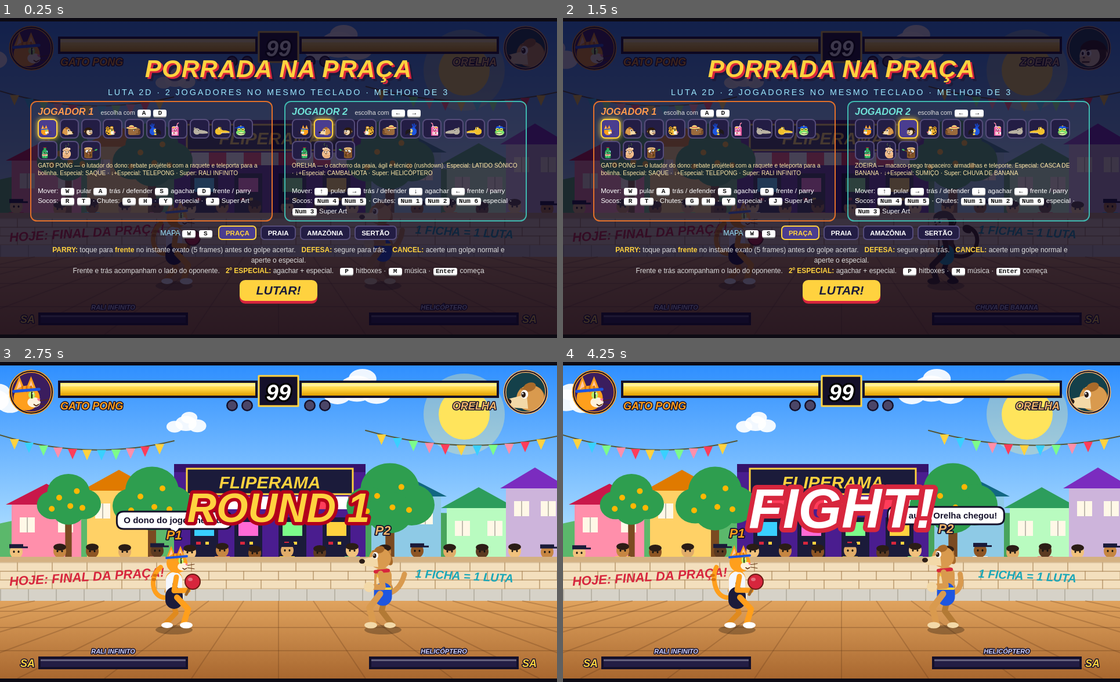
Above: before the commit, frames 1-4 (two rows, left to right).
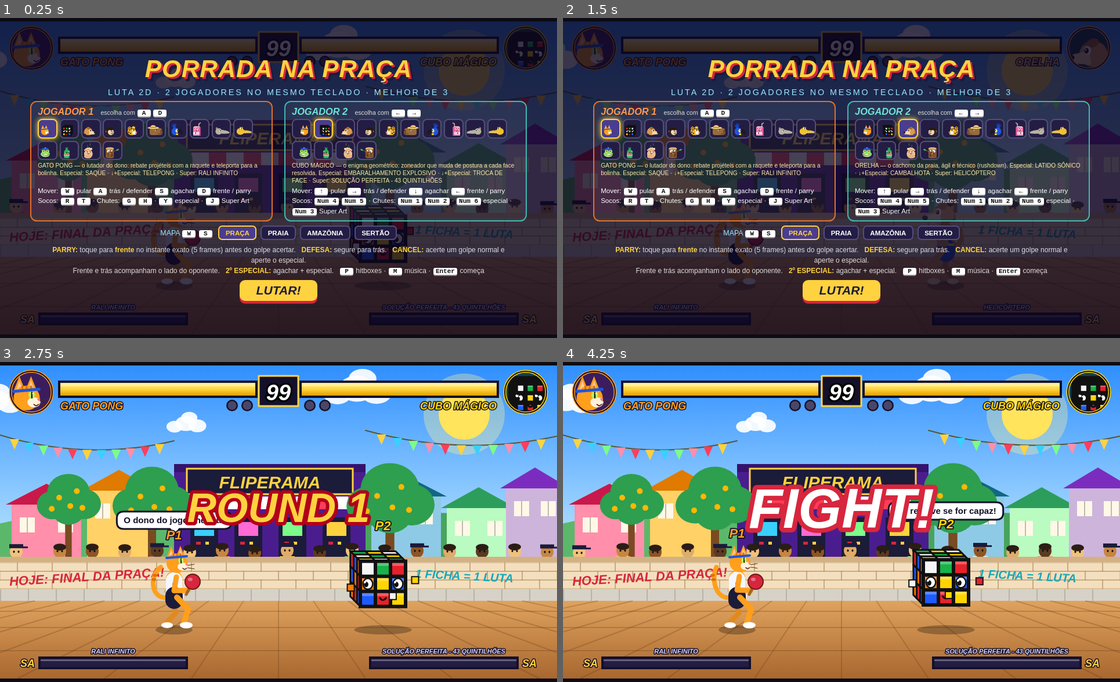
Above: after the commit, the same moments.

Repository: cesarhnrq0-ship-it/jogogabriel
Game: browser game, page index.html
The game is run twice, just before and just after one commit, with the same random seed, the same clock (stepped at 60 frames per second) and the same inputs.
Inputs:
- Up to frame 1 (0.25 s): no input
- Up to frame 2 (1.5 s): hold Right from 1.03 s (still down); tap J at 1.1 s
- Up to frame 3 (2.75 s): release Right at 1.53 s; hold Down 1.58-1.85 s; tap J at 1.6, 2.1, 2.6 s; hold Left 1.9-2.47 s; tap Enter at 2.52 s; hold Up from 2.52 s (still down)
- Up to frame 4 (4.25 s): release Up at 2.82 s; hold Right 2.87-3.53 s; tap J at 3.1, 3.6, 4.1 s; hold Up 3.58-3.82 s; hold Left from 3.87 s (still down)

The runs differ from the first frame. In frame 1, 4.3% of the frame differs, in the area x 7-98%, y 6-92%; in frame 2, 3.0%; in frame 3, 3.8%; in frame 4, 4.6%, in the area x 58-99%, y 2-92%.

Commit message:
Implement CUBO MÁGICO character and balance updates
Added new character 'CUBO MÁGICO' with unique abilities and moves, and updated balance values for existing characters.

Diff:
--- a/index.html
+++ b/index.html
@@ -622,6 +622,59 @@
             dmg:40,fdmg:115,hs:26,bs:20,push:3,chip:true,unblockable:true});}}})
   }
 };
+/* ---- CUBO MÁGICO: o enigma geométrico (zoneador de postura mutável) ---- */
+const CUBECOL={W:'#f5f5f5',Y:'#ffd500',R:'#e8202a',O:'#ff7a00',B:'#1e5bff',G:'#17b24a'};
+const ALIGN=[{c:'red',col:'#e8202a',txt:'FACE VERMELHA: +15% DANO'},{c:'blue',col:'#1e5bff',txt:'FACE AZUL: RECUPERAÇÃO RÁPIDA'},{c:'yellow',col:'#ffd500',txt:'FACE AMARELA: MAIS VELOCIDADE'}];
+function cubeShot(name,su,ac,rc,dmg,hs,bs,reach,y,n,strong){
+  return Object.assign(N(name,'cubeshot',su,ac,rc,dmg,hs,bs,B(20,y,reach,24),{cancel:true,strong,push:strong?7:4}),{reach,shotY:y+12,pieces:n});
+}
+CH.cubo={
+  name:'CUBO MÁGICO',col:'#ffd500',desc:'o enigma geométrico: zoneador que muda de postura a cada face resolvida',w:70,h:132,ch:98,pw:62,hip:40,sh:96,crDrop:28,
+  walkF:3.3,walkB:2.9,jump:-14.5,jumpX:4.2,grav:0.78,def:1.0,
+  lines:{intro:'Me resolve se for capaz!',sp:'Embaralhou!',sp2:'Troca de face!',su:'43 quintilhões!',win:'Resolvido!',ko:'Fiquei embaralhado...'},
+  solve(f){f.alignIdx=((f.alignIdx??-1)+1)%3;const A=ALIGN[f.alignIdx];f.align={c:A.c,col:A.col,t:480};
+    TX.push({s:A.txt,x:f.x,y:f.y-f.c.h-46,col:A.col,life:70,max:70,size:16});sfx(1400,.08,'square',.05);sfx(2100,.12,'square',.04);},
+  moves:{
+    lp:cubeShot('Bloco Solto',5,3,8,34,14,10,110,70,1,false),
+    hp:cubeShot('Rajada de Blocos',10,4,17,86,21,15,150,62,3,true),
+    lk:N('Redemoinho','vortex',6,4,9,42,15,11,B(10,0,96,26),{cancel:true,push:4}),
+    hk:N('Pilar Geométrico','pillar',9,6,18,90,22,16,B(16,56,74,118),{strong:true,push:6}),
+    chk:Object.assign(N('Redemoinho Pontiagudo','vortex',10,5,22,82,20,15,B(10,0,118,28),{strong:true,launch:true,push:4}),{crouch:true}),
+    jP:Object.assign(N('Bloco Aéreo','cubeshot',5,10,0,58,17,12,B(4,20,84,32),{air:true}),{reach:84,shotY:36,pieces:1}),
+    jK:N('Pancada de Quina','pillar',7,12,0,74,19,13,B(-10,-10,80,40),{air:true,strong:true}),
+    SP:fin({name:'EMBARALHAMENTO EXPLOSIVO',anim:'scramble',total:48,special:true,hits:[],a0:14,a1:18,
+      onFrame(f,o,t){
+        if(t===14){sfx(900,.15,'square',.06,.5);
+          const c=['R','B','Y','G','O','W'],pick=()=>CUBECOL[c[Math.floor(Math.random()*6)]];
+          const base={owner:f,kind:'cubie',w:22,h:22,life:110,t:0,dmg:30,hs:17,bs:12,push:4,chip:true};
+          P.push(Object.assign({},base,{x:f.x+f.facing*44,y:f.y-94,vx:f.facing*9,vy:0,grav:0,col:pick()}));
+          P.push(Object.assign({},base,{x:f.x+f.facing*44,y:f.y-110,vx:f.facing*7,vy:-4.5,grav:0,col:pick()}));
+          P.push(Object.assign({},base,{x:f.x+f.facing*44,y:f.y-30,vx:f.facing*7,vy:2,grav:0.4,bounce:0.65,r:11,maxB:3,col:pick()}));
+        }}}),
+    SP2:fin({name:'TROCA DE FACE',anim:'scramble',total:28,special:true,
+      hits:[{from:8,to:12,box:B(-44,24,126,104),dmg:45,hs:18,bs:14,push:7}],
+      onFrame(f,o,t){if(t===8)sfx(600,.12,'square',.05,1.6);}}),
+    SU:fin({name:'SOLUÇÃO PERFEITA - 43 QUINTILHÕES',anim:'scramble',total:116,super:true,matrix:true,
+      hits:[{from:10,to:24,box:B(0,10,96,116),dmg:20,hs:60,bs:0,push:0,unblockable:true,groundOnly:true}],a0:10,a1:24,
+      onHit(f,o){f.grabbed=true;f.vx=0;f.mf=30;sfx(300,.5,'square',.08,3);},
+      onFrame(f,o,t){
+        if(t<=9)f.invuln=2;
+        if(!f.grabbed){if(t>=8&&t<=24)f.vx=f.facing*8;if(t===40)f.mf=f.move.total;return;}
+        f.invuln=2;
+        if(t<=96){o.x=clamp(f.x+f.facing*104,MINX,MAXX);o.y=GROUND;o.airborne=false;o.vx=0;o.vy=0;if(o.state!=='KO'&&o.state!=='DIZZY'){setState(o,'HITSTUN');o.stun=40;}}
+        if(t>=36&&t<=86&&(t-36)%5===0&&o.state==='HITSTUN'){
+          resolveHit(f,o,{dmg:22,hs:40,bs:0,push:0,unblockable:true,noScale:true},o.x,o.y-70,f.facing,true);G.hitstop=2;
+          sfx(1200+(t-36)*14,.04,'square',.05);}
+        if(t===96&&o.state==='HITSTUN'){
+          G.shake=24;G.cheer=90;sfx(140,.9,'sawtooth',.13,.3);sfx(2400,.5,'sine',.06,.5);
+          for(let i=0;i<5;i++)ring(o.x,o.y-70,['#fff','#e8202a','#ffd500','#17b24a','#1e5bff'][i]);
+          for(let i=0;i<36;i++)spark(o.x,o.y-70,Object.values(CUBECOL)[i%6],2.2);
+          resolveHit(f,o,{dmg:120,hs:30,bs:0,push:0,strong:true,launch:true,unblockable:true,noScale:true},o.x,o.y-70,f.facing,true);
+          if(o.state==='KNOCKDOWN'||o.state==='KO'){o.vx=f.facing*16;o.vy=-10;}
+        }
+      }})
+  }
+};
 /* ---- TRONQUINHO: tronco bobão com taco de beisebol, movido a café ---- */
 CH.tronco={
   name:'TRONQUINHO',col:'#c98f52',desc:'tronco bobão com taco de beisebol, movido a café',w:52,h:124,ch:86,pw:48,hip:46,sh:92,crDrop:32,
@@ -673,13 +726,15 @@
     line(ctx,[x0,a.y-86,x1,v.y-70],12,'#e0567a');ell(ctx,x1,v.y-70,13,11,'#ff7b9c');}},
   refri:{name:'EXPLOSÃO GASOSA',hit:28,draw(k,a,v){drawProj({kind:'column',style:'soda',x:v.x,w:140,t:k,a0:14,life:400});}},
   pe:{name:'CHULÉ MORTAL',hit:36,draw(k,a,v){drawProj({kind:'stink',x:v.x,w:Math.min(520,60+k*12),t:k,life:400});}},
+  cubo:{name:'CUBO PRISÃO',hit:40,draw(k,a,v){drawMatrix(v.x,v.y,k,k>30);
+    if(k>=36&&k<50)for(let i=0;i<5;i++){ctx.beginPath();ctx.arc(v.x,v.y-70,(k-36)*14+i*12,0,TAU);ctx.lineWidth=6;ctx.strokeStyle=['#fff','#e8202a','#ffd500','#17b24a','#1e5bff'][i];ctx.stroke();}}},
   tronco:{name:'HOME RUN FATAL',hit:26,draw(k,a,v,d){for(let i=0;i<5;i++){const t=clamp((k-i*3)/24,0,1);
     cupDraw(ctx,lerp(a.x,v.x,t),v.y-130+i*16+Math.sin(t*Math.PI)*-60,1.6,k*0.3);}
     if(k>=20&&k<34){ctx.beginPath();ctx.arc(v.x-d*30,v.y-70,80,-2,0.4);ctx.lineWidth=10;ctx.strokeStyle='rgba(255,255,255,.8)';ctx.stroke();}}}
 };
 for(const k in CH)CH[k].key=k;
 /* ---- Balanceamento: multiplicador de dano recebido por lutador ---- */
-const BAL={gato:1.27,guara:0.95,mico:1.15,onca:0.80,capi:0.73,arara:0.80,isa:1.29,tama:1.04,croc:0.87,sapo:0.86,refri:1.2,pe:0.99,tronco:1.18};
+const BAL={cubo:1.10,gato:1.27,guara:0.95,mico:1.15,onca:0.80,capi:0.73,arara:0.80,isa:1.29,tama:1.04,croc:0.87,sapo:0.86,refri:1.2,pe:0.99,tronco:1.18};
 for(const k in BAL)CH[k].def=BAL[k];
 function say(f,str){f.say=str;f.sayT=85;}
 for(const k in CH){const m=CH[k].moves,L=CH[k].lines;
@@ -702,11 +757,11 @@
     parryTimer:0,parryLock:0,flash:0,freeze:0,buf:null,bufT:0,wins:0,inp:{},comboShow:0,comboT:0};
 }
 F.push(mkFighter(0,'guara'),mkFighter(1,'tatu'));
-const ROSTER=['gato','guara','mico','onca','capi','arara','isa','tama','croc','sapo','refri','pe','tronco'],SEL=[0,1];
+const ROSTER=['gato','cubo','guara','mico','onca','capi','arara','isa','tama','croc','sapo','refri','pe','tronco'],SEL=[0,1];
 function resetRound(){
   F.forEach((f,i)=>{Object.assign(f,{x:i?660:300,y:GROUND,vx:0,vy:0,facing:i?-1:1,state:'IDLE',sf:0,move:null,mf:0,
     hitId:-1,hitConfirm:false,hp:1000,dhp:1000,dhpDelay:0,stun:0,down:0,airborne:false,combo:0,juggle:0,invuln:0,
-    parryTimer:0,parryLock:0,flash:0,freeze:0,buf:null,bufT:0,inp:{},comboShow:0,comboT:0,say:'',sayT:0,fatFly:false,gone:false});});
+    parryTimer:0,parryLock:0,flash:0,freeze:0,buf:null,bufT:0,inp:{},comboShow:0,comboT:0,say:'',sayT:0,fatFly:false,gone:false,align:null,alignIdx:-1,grabbed:false,turn:null});});
   G.finishPending=null;G.finisher=-1;G.twinkle=0;
   P.length=0;G.time=99*60;G.first=false;G.phase='intro';G.pt=0;G.hitstop=0;G.superFreeze=0;G.winner=-1;
 }
@@ -752,6 +807,8 @@
 function startMove(f,m){
   f.move=m;f.mf=0;f.hitId=-1;f.hitConfirm=false;f.buf=null;f.state='STARTUP';f.sf=0;
   if(m.say)say(f,m.say);
+  f.grabbed=false;
+  if(m.special&&f.c.solve)f.c.solve(f);
   if(m.super){f.meter=0;G.superFreeze=48;G.superName=m.name;G.superBy=f.idx;sfx(300,.6,'sawtooth',.1,3);}
   else if(m.special)f.meter=Math.min(100,f.meter+2);
   else sfx(m.hits[0].strong?180:260,.07,'triangle',.04,.6);
@@ -810,6 +867,7 @@
   if(f.parryTimer>0)f.parryTimer--;if(f.parryLock>0)f.parryLock--;
   if(f.invuln>0)f.invuln--;if(f.flash>0)f.flash--;if(f.comboT>0)f.comboT--;
   if(f.bufT>0&&--f.bufT===0)f.buf=null;
+  if(f.align&&--f.align.t<=0)f.align=null;
   f.sf++;
   if(f.freeze>0){f.freeze--;return;}
   const st=f.state;
@@ -841,8 +899,9 @@
   if(f.state==='PARRY')return;
   if(inp.u){f.airborne=true;f.vy=C.jump;f.vx=(inp.r?1:inp.l?-1:0)*C.jumpX;setState(f,'JUMP');sfx(330,.1,'sine',.04,1.6);return;}
   if(inp.d){setState(f,'CROUCH');return;}
-  if(inp.fwd&&!inp.back){f.x+=toward*C.walkF;setState(f,'WALK_FORWARD');}
-  else if(inp.back&&!inp.fwd){f.x-=toward*C.walkB;setState(f,'WALK_BACKWARD');}
+  const spd=f.align&&f.align.c==='yellow'?1.25:1;
+  if(inp.fwd&&!inp.back){f.x+=toward*C.walkF*spd;setState(f,'WALK_FORWARD');}
+  else if(inp.back&&!inp.fwd){f.x-=toward*C.walkB*spd;setState(f,'WALK_BACKWARD');}
   else setState(f,'IDLE');
 }
 function advMove(f,o){
@@ -853,6 +912,7 @@
     if(f.buf==='sp'&&m.cancel){startMove(f,f.inp.d?C.moves.SP2:C.moves.SP);TX.push({s:'CANCEL!',x:f.x,y:f.y-150,col:'#9be7ff',life:36,max:36,size:20});return;}
   }
   if(!(m.hold===f.mf&&f.airborne))f.mf++;
+  if(f.align&&f.align.c==='blue'&&f.mf>m.a1&&f.mf<m.total&&f.sf%2===0)f.mf++; // face azul: recupera mais rápido
   if(m.onFrame)m.onFrame(f,o,f.mf);
   if(f.mf>m.total){f.move=null;setState(f,f.airborne?'JUMP':'IDLE');return;}
   setState(f,f.mf<m.a0?'STARTUP':f.mf<=m.a1?'ACTIVE':'RECOVERY');
@@ -890,7 +950,7 @@
 }
 
 /* ---------------- Projéteis ---------------- */
-const REFL={dust:1,feather:1,juice:1,cap:1,bball:1,pong:1,sock:1,cup:1};
+const REFL={cubie:1,dust:1,feather:1,juice:1,cap:1,bball:1,pong:1,sock:1,cup:1};
 function projBox(p){if(p.kind==='stink')return{x:p.x-p.w/2,y:GROUND-p.h*0.75,w:p.w,h:p.h*0.75};return p.kind==='beam'||p.kind==='column'?{x:p.x-p.w/2,y:0,w:p.w,h:GROUND}:{x:p.x-p.w/2,y:p.y-p.h/2,w:p.w,h:p.h};}
 function updProj(){
   for(const p of P){
@@ -902,6 +962,9 @@
         sfx(p.kind==='pong'?1500:170,.04,'square',.035);if(p.bn>p.maxB)p.dead=true;}
       if(p.wall&&((p.x<MINX-10&&p.vx<0)||(p.x>MAXX+10&&p.vx>0))){p.vx=-p.vx;p.walls=(p.walls||0)+1;if(p.walls>p.wall)p.dead=true;}
     }
+    if(p.kind==='cubie'){p.vy+=p.grav;p.y+=p.vy;
+      if(p.grav&&p.y>=GROUND-p.r){p.y=GROUND-p.r;p.vy=-Math.abs(p.vy)*p.bounce;p.bn=(p.bn||0)+1;sfx(900,.03,'square',.03);if(p.bn>p.maxB)p.dead=true;}
+      if(!p.grav&&p.y<20)p.dead=true;}
     if(p.kind==='cup'){p.vy+=p.grav;p.y+=p.vy;if(p.y>GROUND-8*p.s){p.dead=true;for(let i=0;i<6;i++)spark(p.x,GROUND-6,'#6b3a16',.8);}}
     if(p.kind==='sock'){p.vy+=p.grav;p.y+=p.vy;if(p.y>GROUND-10){p.dead=true;for(let i=0;i<6;i++)spark(p.x,GROUND-6,'#9adf6a',.8);}}
     if(p.kind==='stink'){
@@ -999,10 +1062,12 @@
       break;
     }
   }
-  for(const [a,d,h,x,y,i] of list){a.hitId=i;resolveHit(a,d,h,x,y,d.x>=a.x?1:-1,false);}
+  for(const [a,d,h,x,y,i] of list){a.hitId=i;const m=a.move;resolveHit(a,d,h,x,y,d.x>=a.x?1:-1,false);
+    if(m&&m.onHit&&a.move===m&&d.state==='HITSTUN')m.onHit(a,d);}
 }
 function addMeter(f,v){f.meter=clamp(f.meter+v,0,100);}
 function resolveHit(a,d,h,cx,cy,dir,isProj){
+  if(h.kind==='cubie'){for(let i=0;i<10;i++)spark(cx,cy,h.col,1.2);}
   if(d.state==='DIZZY'){ // golpe comum no atordoado: K.O. normal, sem fatality
     d.hp=0;setState(d,'KO');d.airborne=true;d.vy=-11;d.vx=dir*6;d.y-=2;
     G.phase='ko';G.pt=0;G.koText='K.O.!';G.winner=a.idx;G.hitstop=26;G.shake=18;sfx(90,.9,'sawtooth',.14,.4);say(d,d.c.lines.ko);
@@ -1015,7 +1080,7 @@
     d.parryTimer=0;d.parryLock=0;d.flash=18;d.stun=8;setState(d,'PARRY');d.vx=0;
     if(d.airborne){d.vy=-3;d.vx=0;}
     G.hitstop=12;if(!isProj)a.freeze=6; // vantagem de frames para o defensor
-    addMeter(d,12);G.cheer=50;
+    addMeter(d,12);G.cheer=50;if(d.c.solve)d.c.solve(d);
     TX.push({s:'PARRY!',x:d.x,y:d.y-d.c.h-20,col:'#7fd4ff',life:50,max:50,size:30});
     ring(cx,cy,'#bfe9ff');for(let i=0;i<10;i++)spark(cx,cy,i%2?'#fff':'#7fd4ff',1.2);
     sfx(1400,.18,'square',.07,1.5);
@@ -1041,8 +1106,8 @@
   d.combo=inCombo?d.combo+1:1;
   const wasAir=d.airborne||d.state==='KNOCKDOWN';
   d.move=null;
-  const scale=Math.max(0.4,1-0.1*(d.combo-1));
-  const dmg=h.dmg*scale*(counter?1.2:1)*d.c.def;
+  const scale=h.noScale?1:Math.max(0.4,1-0.1*(d.combo-1));
+  const dmg=h.dmg*scale*(counter?1.2:1)*d.c.def*(a.align&&a.align.c==='red'?1.15:1);
   d.hp=Math.max(0,d.hp-dmg);d.dhpDelay=34;
   if(d.c.hurtLine&&d.hp>0)say(d,d.c.hurtLine);
   if(!isProj)a.hitConfirm=true;
@@ -1659,6 +1724,100 @@
   limb(g,sx+18,-shY+12,p.hF[0],-p.hF[1],22,22,1,6,'#f1c08f');ell(g,p.hF[0],-p.hF[1],7,7,'#f1c08f');
 }
 CH.pe.draw=drawPe;CH.pe.head=peHead;
+/* ---------- CUBO MÁGICO ---------- */
+const CUBE_SCRAMBLE=['R','G','W','B','Y','O','Y','R','B'];
+function cubeColors(f){
+  if(f&&f.align)return Array(9).fill(f.align.col);
+  if(f&&f.move&&f.move.matrix&&f.grabbed&&f.mf>=80)return Array(9).fill('#fff');
+  const base=(f&&f.cols)||CUBE_SCRAMBLE.map(c=>CUBECOL[c]);
+  if(f&&f.move&&(f.move.anim==='scramble')&&f.mf<20)return base.map((c,i)=>Object.values(CUBECOL)[(i*7+Math.floor(tick/3))%6]);
+  return base;
+}
+function cubeBody(g,S,cols,hurt,open,turn,glow){
+  const h=S/2,c=S/3,d=S*0.22;
+  // faces de cima e do lado (falso 3D)
+  const top=['#f5f5f5','#ffd500','#17b24a'],side=['#ff7a00','#1e5bff','#e8202a'];
+  g.lineJoin='round';
+  for(let i=0;i<3;i++)for(let j=0;j<3;j++){ // topo
+    const x0=-h+j*c+(2-i)*d/3,y0=-h-(2-i+1)*d/3;
+    g.beginPath();g.moveTo(x0,y0+d/3);g.lineTo(x0+c,y0+d/3);g.lineTo(x0+c+d/3,y0);g.lineTo(x0+d/3,y0);g.closePath();
+    g.fillStyle=glow?'#fff':top[(i+j)%3];g.fill();g.lineWidth=3;g.strokeStyle='#111';g.stroke();}
+  for(let i=0;i<3;i++)for(let j=0;j<3;j++){ // lado
+    const x0=h+j*d/3,y0=-h+i*c-j*d/3;
+    g.beginPath();g.moveTo(x0,y0);g.lineTo(x0+d/3,y0-d/3);g.lineTo(x0+d/3,y0+c-d/3);g.lineTo(x0,y0+c);g.closePath();
+    g.fillStyle=glow?'#fff':side[(i*2+j)%3];g.fill();g.lineWidth=3;g.strokeStyle='#111';g.stroke();}
+  // frente 3x3
+  g.fillStyle='#111';g.fillRect(-h-3,-h-3,S+6,S+6);
+  g.save();g.beginPath();g.rect(-h,-h,S,S);g.clip();
+  for(let r=0;r<3;r++){
+    let off=0;if(turn&&turn.row===r)off=turn.dir*c*(turn.t/turn.max);
+    for(let k=-1;k<=3;k++){const j=((k%3)+3)%3,x=-h+k*c+off+3,y=-h+r*c+3;
+      g.fillStyle=cols[r*3+j];g.fillRect(x,y,c-6,c-6);g.fillStyle='rgba(255,255,255,.28)';g.fillRect(x,y,c-6,(c-6)*0.25);}
+  }
+  g.restore();
+  if(glow){g.save();g.globalCompositeOperation='lighter';g.fillStyle='rgba(255,255,255,'+(0.3+0.2*Math.sin(tick*0.5))+')';g.fillRect(-h,-h,S,S);g.restore();}
+  // olhos nos quadrados centrais da fileira do meio
+  for(const ex of[-c,c]){
+    if(hurt){line(g,[ex-7,-7,ex+7,7],3.5,'#111');line(g,[ex+7,-7,ex-7,7],3.5,'#111');continue;}
+    ell(g,ex,0,c*0.32,c*0.36,'#fff');g.beginPath();g.ellipse(ex,0,c*0.32,c*0.36,0,0,TAU);g.lineWidth=2.5;g.strokeStyle='#111';g.stroke();
+    ell(g,ex+3,1,c*0.15,c*0.18,'#111');ell(g,ex+5,-3,2,2,'#fff');
+    line(g,[ex-c*0.32,-c*0.5,ex+c*0.32,-c*0.42],3,'#111');
+  }
+  // boca no quadrado central de baixo
+  if(open){ell(g,0,c+2,c*0.22,c*0.16,'#111');ell(g,0,c+5,c*0.12,c*0.06,'#e0567a');}
+  else{g.beginPath();g.arc(0,c-4,c*0.22,0.4,2.74);g.lineWidth=3;g.strokeStyle='#111';g.stroke();}
+}
+function cuboHead(g,hurt,open){cubeBody(g,40,CUBE_SCRAMBLE.map(c=>CUBECOL[c]),hurt,open,null,false);}
+function drawMatrix(x,y,t,glow){
+  const s=150,cx=x,cy=y-75,r=t*0.06;
+  ctx.save();ctx.translate(cx,cy);ctx.lineWidth=3;
+  const cols=Object.values(CUBECOL);
+  for(let i=0;i<4;i++){const k=(i-1.5)*s/3,ang=r+i*0.4;
+    ctx.strokeStyle=glow?'rgba(255,255,255,.9)':cols[(i+Math.floor(t/4))%6];
+    ctx.beginPath();ctx.moveTo(-s/2,k);ctx.lineTo(s/2,k);ctx.moveTo(k,-s/2);ctx.lineTo(k,s/2);ctx.stroke();
+    ctx.beginPath();ctx.moveTo(-s/2+Math.sin(ang)*16,-s/2+k*0.2);ctx.lineTo(s/2+Math.sin(ang)*16,-s/2+k*0.2);ctx.stroke();}
+  ctx.strokeStyle=glow?'#fff':'#111';ctx.lineWidth=5;ctx.strokeRect(-s/2,-s/2,s,s);
+  ctx.strokeRect(-s/2+22,-s/2-22,s,s);
+  for(const[a,b]of[[[-1,-1],[-1,-1]],[[1,-1],[1,-1]],[[-1,1],[-1,1]],[[1,1],[1,1]]]){ctx.beginPath();ctx.moveTo(a[0]*s/2,a[1]*s/2);ctx.lineTo(b[0]*s/2+22,b[1]*s/2-22);ctx.stroke();}
+  if(glow){ctx.globalCompositeOperation='lighter';ctx.fillStyle='rgba(255,255,255,'+(0.18+0.15*Math.sin(t*0.6))+')';ctx.fillRect(-s/2,-s/2,s,s);ctx.globalCompositeOperation='source-over';}
+  ctx.restore();
+}
+function drawCubo(g,p,f){
+  const C=CH.cubo,S=78,hurt=f.state==='HITSTUN'||f.state==='KNOCKDOWN'||f.state==='KO';
+  // giro mecânico das fileiras (com estalo) ao andar e ao atacar
+  if(!f.cols)f.cols=CUBE_SCRAMBLE.map(c=>CUBECOL[c]);
+  if(!f.turn&&((f.state.startsWith('WALK')&&f.sf%26===1)||(f.move&&f.mf===1)))f.turn={row:Math.floor(Math.random()*3),dir:Math.random()<.5?-1:1,t:0,max:8};
+  if(f.turn&&++f.turn.t>=f.turn.max){const r=f.turn.row,row=f.cols.slice(r*3,r*3+3);
+    const nr=f.turn.dir>0?[row[2],row[0],row[1]]:[row[1],row[2],row[0]];f.cols.splice(r*3,3,...nr);f.turn=null;
+    if(G.phase==='fight'||G.phase==='finish')sfx(2400,.02,'square',.025);}
+  const hover=34+Math.sin(tick*0.08)*5-p.cr*22,m=f.move;
+  let rot=p.lean*0.3;if(m&&m.anim==='scramble'&&f.mf<22)rot=f.mf*0.55;
+  // sombra mais fraca (flutuando)
+  // peças orbitando no IDLE
+  if(f.state==='IDLE'||f.state==='CROUCH')for(let i=0;i<4;i++){const an=tick*0.05+i*TAU/4,ox=Math.cos(an)*58,oy=-hover-S/2+Math.sin(an)*22;
+    if(Math.sin(an)<0){g.fillStyle='#111';g.fillRect(ox-7,oy-7,14,14);g.fillStyle=Object.values(CUBECOL)[i];g.fillRect(ox-5,oy-5,10,10);}}
+  g.save();g.translate(0,-hover-S/2);g.rotate(rot-(hurt?0.25:0));
+  if(f.align){g.shadowColor=f.align.col;g.shadowBlur=18+Math.sin(tick*0.3)*6;}
+  const glow=m&&m.matrix&&f.grabbed&&f.mf>=80;
+  cubeBody(g,S,cubeColors(f),hurt,p.open,f.turn,glow);g.shadowBlur=0;
+  g.restore();
+  if(f.state==='IDLE'||f.state==='CROUCH')for(let i=0;i<4;i++){const an=tick*0.05+i*TAU/4,ox=Math.cos(an)*58,oy=-hover-S/2+Math.sin(an)*22;
+    if(Math.sin(an)>=0){g.fillStyle='#111';g.fillRect(ox-7,oy-7,14,14);g.fillStyle=Object.values(CUBECOL)[i];g.fillRect(ox-5,oy-5,10,10);}}
+  // golpes: blocos que saem e voltam / redemoinho / pilar
+  if(m&&m.anim==='cubeshot'&&m.hits[0]){const h=m.hits[0];
+    const e=f.mf<h.from?f.mf/h.from:f.mf<=h.to?1:Math.max(0,1-(f.mf-h.to)/8),reach=m.reach*e,n=m.pieces;
+    for(let i=0;i<n;i++){const x=S/2+reach-i*16,y=-m.shotY-(i-1)*(n>1?12:0)*e;
+      line(g,[S/2-6,-hover-S/2,x,y],2,'rgba(255,255,255,.35)');
+      g.fillStyle='#111';g.fillRect(x-11,y-11,22,22);g.fillStyle=Object.values(CUBECOL)[(i*2+1)%6];g.fillRect(x-8,y-8,16,16);}}
+  if(m&&m.anim==='vortex'&&m.hits[0]&&f.mf>=m.hits[0].from-2&&f.mf<=m.hits[0].to+4)
+    for(let i=0;i<8;i++){const an=tick*0.7+i*TAU/8,x=40+Math.cos(an)*44,y=-12+Math.sin(an)*9;
+      g.save();g.translate(x,y);g.rotate(an);g.beginPath();g.moveTo(-6,5);g.lineTo(0,-9);g.lineTo(6,5);g.closePath();
+      g.fillStyle=Object.values(CUBECOL)[i%6];g.fill();g.lineWidth=2;g.strokeStyle='#111';g.stroke();g.restore();}
+  if(m&&m.anim==='pillar'&&m.hits[0]&&f.mf>=m.hits[0].from-3&&f.mf<=m.hits[0].to+5){const e=Math.min(1,(f.mf-m.hits[0].from+3)/4);
+    for(let i=0;i<6;i++){const x=24+i*11*e,y=-hover-S/2-10-i*22*e;g.fillStyle='#111';g.fillRect(x-13,y-13,26,26);
+      g.fillStyle=Object.values(CUBECOL)[i%6];g.fillRect(x-10,y-10,20,20);}}
+}
+CH.cubo.draw=drawCubo;CH.cubo.head=cuboHead;
 /* ---------- TRONQUINHO ---------- */
 function cupDraw(g,x,y,s,rot){
   g.save();g.translate(x,y);g.rotate(rot||0);g.scale(s,s);
@@ -1754,7 +1913,7 @@
   if(p.flip){g.translate(0,-60);g.rotate(p.flip);g.translate(0,60);}
   if(f.fatFly){g.translate(0,-60);g.rotate(f.fatRot);g.scale(f.fatS,f.fatS);g.translate(0,60);}
   if(f.flash>0){g.shadowColor=f.flash%4<2?'#ffffff':'#39b8ff';g.shadowBlur=34;}
-  else if(f.invuln>0&&f.state!=='STARTUP'&&tick%4<2)g.globalAlpha=0.55;
+  else if(f.invuln>0&&f.state!=='STARTUP'&&!(f.move&&f.move.super)&&tick%4<2)g.globalAlpha=0.55;
   if(p.ball)drawBall(g,f);else f.c.draw(g,p,f);
   g.shadowBlur=0;g.globalAlpha=1;
   // efeitos presos ao corpo
@@ -2013,6 +2172,11 @@
       ell(g,p.x,GROUND,w*0.95,18,c2);ell(g,p.x,GROUND-4,w*0.6,10,'#fff');
       g.globalAlpha=1;
     }
+  }else if(p.kind==='cubie'){
+    g.save();g.translate(p.x,p.y);g.rotate(p.t*0.35*Math.sign(p.vx));
+    g.fillStyle='#111';g.fillRect(-12,-12,24,24);g.fillStyle=p.col;g.fillRect(-9,-9,18,18);g.fillStyle='rgba(255,255,255,.35)';g.fillRect(-9,-9,18,5);
+    g.restore();
+    for(let i=1;i<3;i++){g.globalAlpha=0.3-i*0.1;g.fillStyle=p.col;g.fillRect(p.x-Math.sign(p.vx)*i*14-8,p.y-8,16,16);}g.globalAlpha=1;
   }else if(p.kind==='cup'){
     cupDraw(g,p.x,p.y,p.s,p.t*0.25*Math.sign(p.vx||1));
     for(let i=0;i<2;i++){const ox=p.x-6+i*10,oy=p.y-14*p.s-((p.t+i*5)%10);
@@ -2225,6 +2389,7 @@
   const order=F[0].move&&!F[1].move?[1,0]:[0,1];
   for(const i of order)drawFighter(F[i]);
   for(const p of P)drawProj(p);
+  for(const f of F)if(f.grabbed&&f.move&&f.move.matrix&&f.mf>=30&&f.mf<=100){const o=F[1-f.idx];drawMatrix(o.x,o.y,f.mf,f.mf>=80);}
   if(G.phase==='fatality'&&G.fat){const a=F[G.finisher],v=F[1-G.finisher],k=G.pt;
     if(k<G.fat.hit+40)G.fat.draw(k,a,v,v.x>=a.x?1:-1);}
   if(G.twinkle&&G.twinkle<70){const s=8+12*Math.abs(Math.sin(G.twinkle*0.25));ctx.save();ctx.translate(G.twX,26);ctx.rotate(G.twinkle*0.1);
